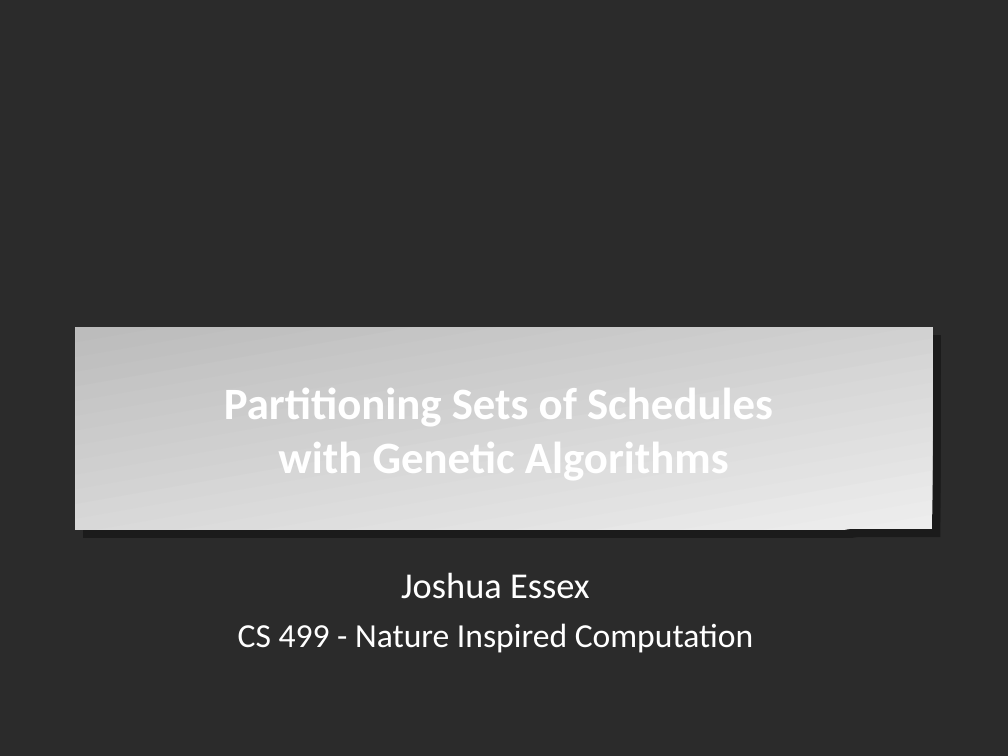
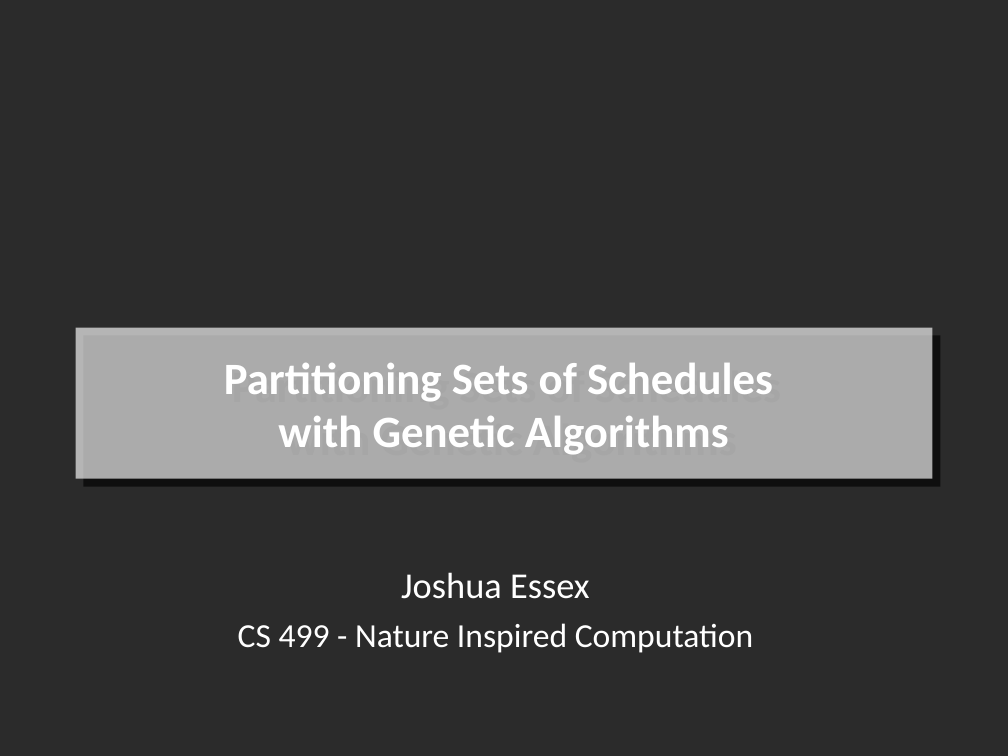
Before and after one commit to jessex/CS499-Final-Project, a slide deck: slide 1 of docs/Presentation_Joshua_Essex.ppt. Drawn at 1008x756 pixels with LibreOffice and Linux fonts; fonts in the diff are those of the drawing; background and template pictures are left out; a plain dark background stands for a picture behind light text. Boxes give left, top, right and bottom in pixels: in the first picture for what was removed or moved away, otherwise in the second. Text is boxed around its words. In the diff, an @@ line names an element or a change of style, - is before the commit and + after.

```diff
--- a/docs/Presentation_Joshua_Essex.ppt
+++ b/docs/Presentation_Joshua_Essex.ppt
@@ rectangle "Partitioning Sets of Schedules with ...": place and size @@
-rectangle "Partitioning Sets of Schedules with ..." at <box>76,328,932,529</box>
+rectangle "Partitioning Sets of Schedules with ..." at <box>76,328,932,479</box>
@@ rectangle "Partitioning Sets of Schedules with ..." at <box>76,328,932,479</box>: fill gradient #EDEDED to #BCBCBC to #FFFFFF at 65% opacity; shadow changed @@
```
Also in this commit, not shown: 1 other file.
